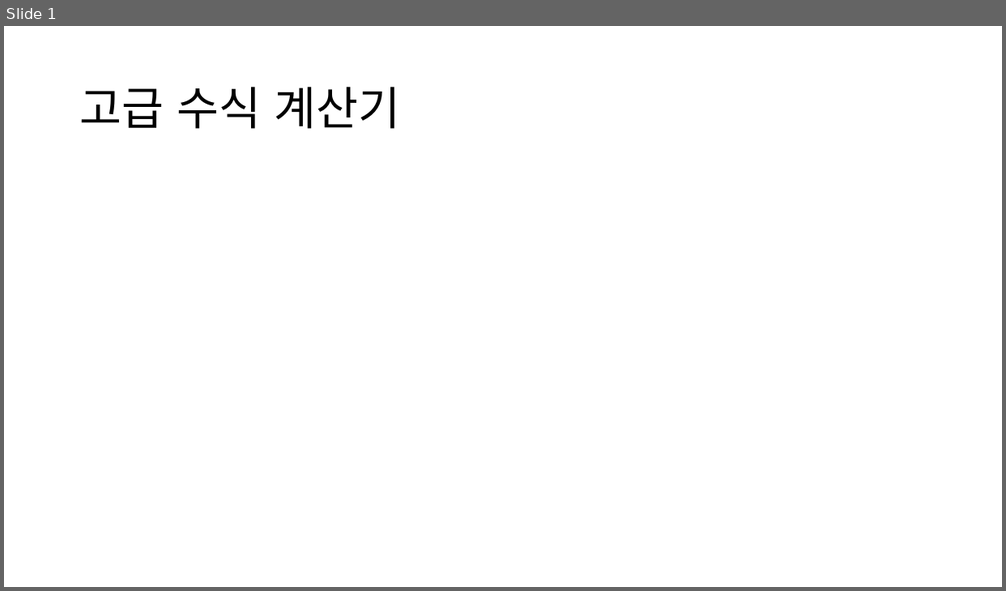
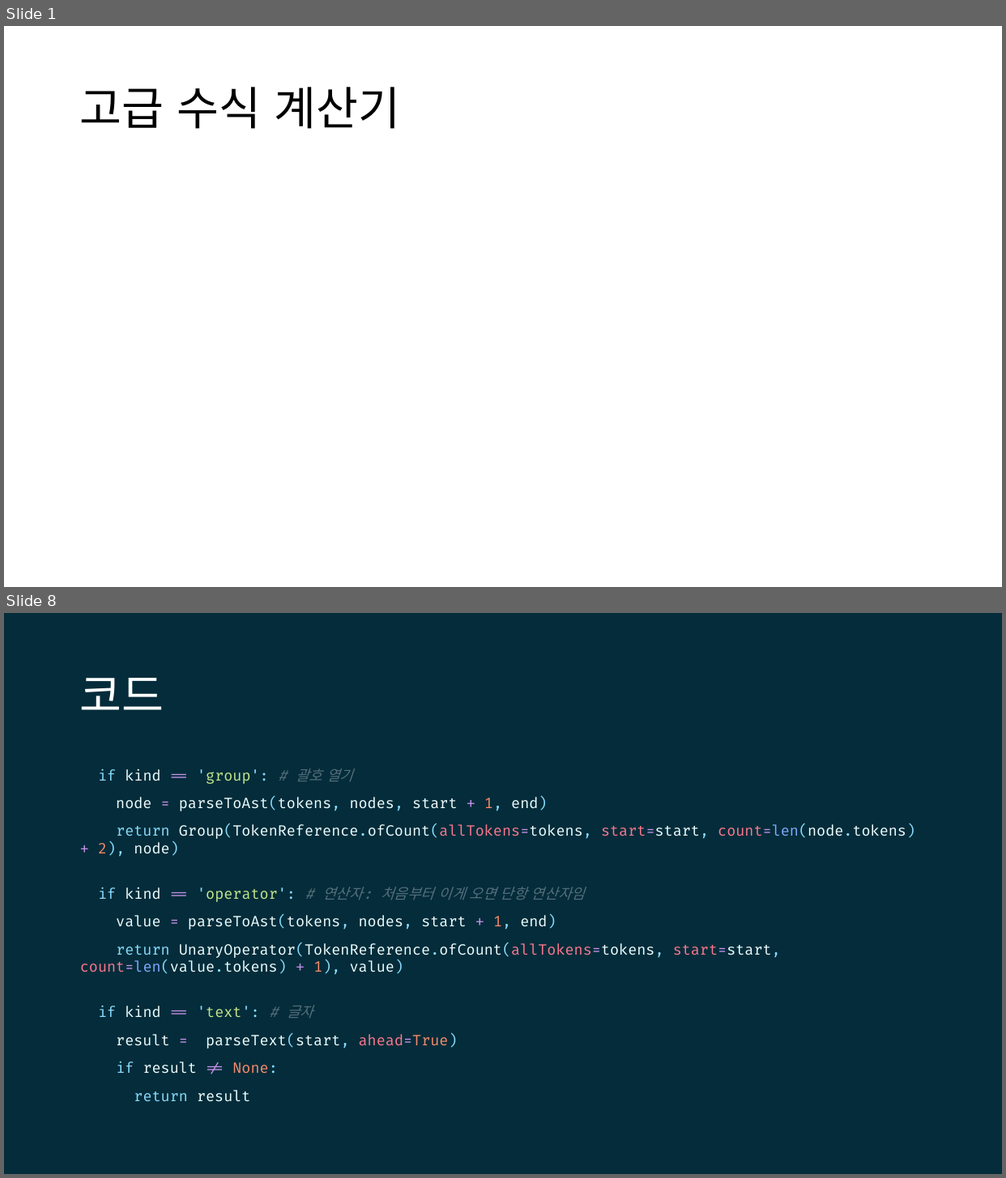
Before and after one commit to lhwdev/programming-lesson, a slide deck: comedu/application-dev/project/고급 수식 계산기.pptx. Shown one above the other, each under a label of ours: slide 1 before the commit, slides 1 and 8 after it; the slides between them are not shown. The pictures are 1006x591 and 1006x1178 pixels, drawn with LibreOffice and Linux fonts; fonts in the diff are those of the drawing; grey boxes stand for pictures. Boxes give left, top, right and bottom in pixels: in the first picture for what was removed or moved away, otherwise in the second. Text is boxed around its words. In the diff, an @@ line names an element or a change of style, - is before the commit and + after.

```diff
--- a/comedu/application-dev/project/고급 수식 계산기.pptx
+++ b/comedu/application-dev/project/고급 수식 계산기.pptx
@@ slide 8 added at [4, 613, 1002, 1174], background #042C3A @@
@@ title added at [80, 678, 164, 710], 44 pt, text #FFFFFF @@
+코드
@@ text added at [80, 769, 915, 1102], 14 pt, text #EEFFFF @@
+if kind == 'group': # 괄호 열기
+node = parseToAst(tokens, nodes, start + 1, end)
+return Group(TokenReference.ofCount(allTokens=tokens, start=start, count=len(node.tokens) + 2), node)
+if kind == 'operator': # 연산자: 처음부터 이게 오면 단항 연산자임
+value = parseToAst(tokens, nodes, start + 1, end)
+return UnaryOperator(TokenReference.ofCount(allTokens=tokens, start=start, count=len(value.tokens) + 1), value)
+if kind == 'text': # 글자
+result = parseText(start, ahead=True)
+if result != None:
+return result
```
Also in this commit, not shown: 1 slide changed, 7 other slides added, 3 other files.
